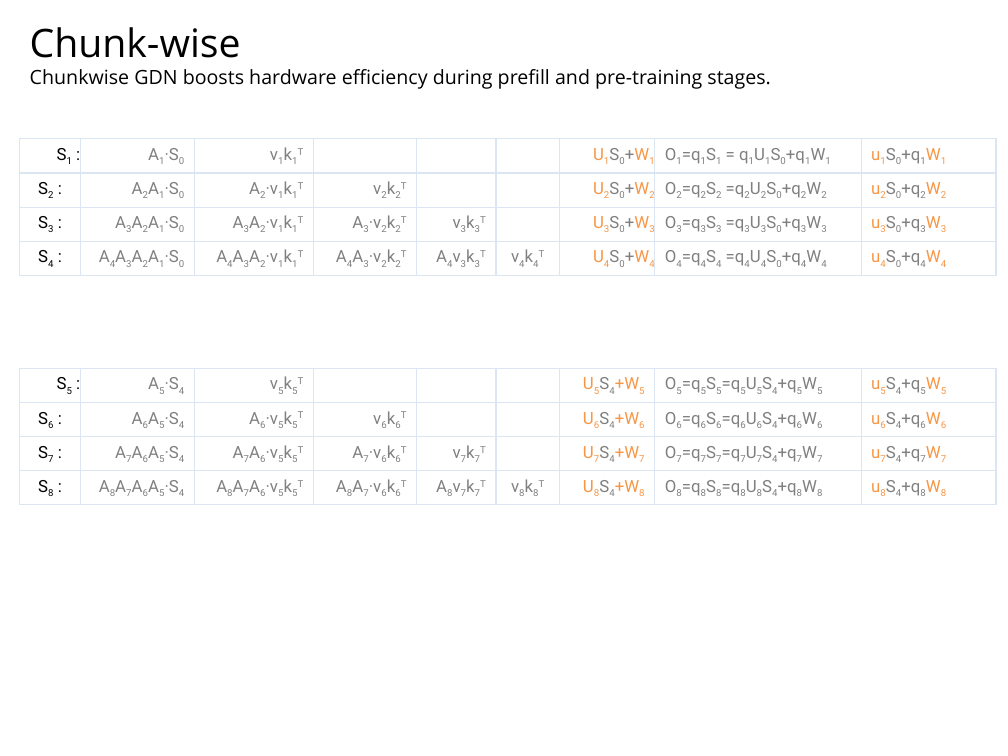
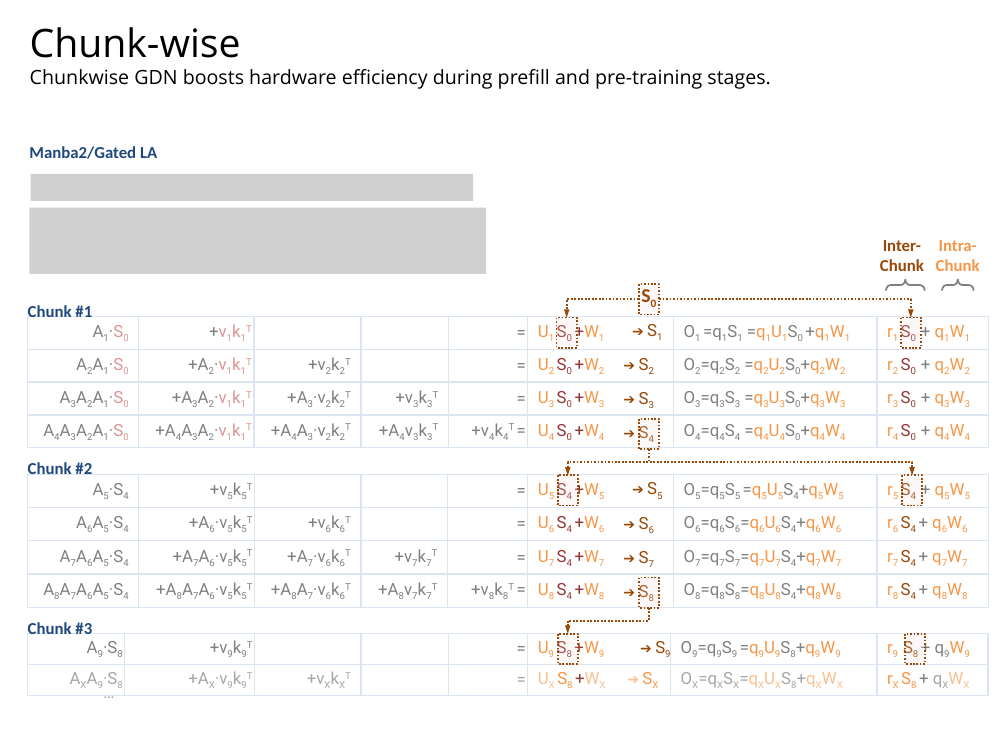
Before and after one commit to navibator/crazy-ai, a slide deck: slide 5 of temp.pptx. Drawn at 1008x756 pixels with LibreOffice and Linux fonts; fonts in the diff are those of the drawing; grey boxes stand for pictures. Boxes give left, top, right and bottom in pixels: in the first picture for what was removed or moved away, otherwise in the second. Text is boxed around its words. In the diff, an @@ line names an element or a change of style, - is before the commit and + after.

Commit message:
update

```diff
--- a/temp.pptx
+++ b/temp.pptx
@@ text added at [29,146,157,159], 12 pt, text #1F497D, bold @@
+Manba2/Gated LA
@@ picture added at [30,173,473,201] @@
@@ picture added at [29,208,486,274] @@
@@ text added at [880,240,924,271], 12 pt, text #984807, bold @@
+Inter-
+Chunk
@@ text added at [936,240,980,271], 12 pt, text #F79646, bold @@
+Intra-
+Chunk
@@ elbow arrow added from (639, 299) to (566, 318), #984807 1.25 pt dashed @@
@@ rectangle added at [639,284,659,314], fill #F2DCDB at 20% opacity, outline #984807 1.25 pt dashed, 14 pt, text #984807, bold @@
+S0
@@ elbow arrow added from (659, 299) to (911, 318), #984807 1.25 pt dashed @@
@@ left brace added at [887,280,925,291], outline #808080 1.25 pt @@
@@ left brace added at [942,279,974,290], outline #808080 1.25 pt @@
@@ table at [28,317,989,503] @@
-column 1: S1 : | S2 : | S3 : | S4 :
-column 3: v1k1T | A2·v1k1T | A3A2·v1k1T | A4A3A2·v1k1T
+column 2: +v1k1T | +A2·v1k1T | +A3A2·v1k1T | +A4A3A2·v1k1T
-column 4:  | v2k2T | A3·v2k2T | A4A3·v2k2T
+column 3:  | +v2k2T | +A3·v2k2T | +A4A3·v2k2T
-column 4, row 3: v3k3T
+column 4, row 3: +v3k3T
-column 4, row 4: A4v3k3T
+column 4, row 4: +A4v3k3T
-column 6:  |  |  | v4k4T
+column 5: = | = | = | +v4k4T =
-column 7: U1S0+W1 | U2S0+W2 | U3S0+W3 | U4S0+W4
+column 6: U1 S0 +W1 | U2 S0 +W2 | U3 S0 +W3 | U4 S0 +W4
-column 7, row 1: O1=q1S1 = q1U1S0+q1W1
+column 7, row 1: O1 =q1S1 =q1U1S0 +q1W1
-column 9: u1S0+q1W1 | u2S0+q2W2 | u3S0+q3W3 | u4S0+q4W4
+column 8: r1 S0 + q1W1 | r2 S0 + q2W2 | r3 S0 + q3W3 | r4 S0 + q4W4
@@ table: place and size @@
-table at [20,139,996,276]
+table at [28,317,989,503]
@@ text added at [28,305,92,317], 12 pt, text #1F497D, bold @@
+Chunk #1
@@ rectangle added at [556,318,577,348], fill #F2DCDB at 20% opacity, outline #984807 1.25 pt dashed @@
@@ table added at [615,314,662,452], 4 rows, 1 columns @@
+➔ S1
+➔ S2
+➔ S3
+➔ S4
@@ rectangle added at [901,318,921,348], fill #F2DCDB at 20% opacity, outline #984807 1.25 pt dashed @@
@@ rectangle added at [639,419,659,450], fill #F2DCDB at 20% opacity, outline #984807 1.25 pt dashed @@
@@ table at [28,475,990,608] @@
-column 1: S5 : | S6 : | S7 : | S8 :
-column 3: v5k5T | A6·v5k5T | A7A6·v5k5T | A8A7A6·v5k5T
+column 2: +v5k5T | +A6·v5k5T | +A7A6·v5k5T | +A8A7A6·v5k5T
-column 4:  | v6k6T | A7·v6k6T | A8A7·v6k6T
+column 3:  | +v6k6T | +A7·v6k6T | +A8A7·v6k6T
-column 4, row 3: v7k7T
+column 4, row 3: +v7k7T
-column 4, row 4: A8v7k7T
+column 4, row 4: +A8v7k7T
-column 6:  |  |  | v8k8T
+column 5: = | = | = | +v8k8T =
-column 7: U5S4+W5 | U6S4+W6 | U7S4+W7 | U8S4+W8
+column 6: U5 S4 +W5 | U6 S4 +W6 | U7 S4 +W7 | U8 S4 +W8
-column 7, row 1: O5=q5S5=q5U5S4+q5W5
+column 7, row 1: O5=q5S5 =q5U5S4+q5W5
-column 9: u5S4+q5W5 | u6S4+q6W6 | u7S4+q7W7 | u8S4+q8W8
+column 8: r5 S4 + q5W5 | r6 S4 + q6W6 | r7 S4 + q7W7 | r8 S4 + q8W8
@@ table: place and size @@
-table at [20,368,996,505]
+table at [28,475,990,608]
@@ text added at [28,462,92,475], 12 pt, text #1F497D, bold @@
+Chunk #2
@@ rectangle added at [557,476,578,506], fill #F2DCDB at 20% opacity, outline #984807 1.25 pt dashed @@
@@ elbow arrow added from (649, 450) to (568, 476), #984807 1.25 pt dashed @@
@@ table added at [615,473,662,610], 4 rows, 1 columns @@
+➔ S5
+➔ S6
+➔ S7
+➔ S8
@@ elbow arrow added from (649, 450) to (912, 476), #984807 1.25 pt dashed @@
@@ rectangle added at [902,476,922,506], fill #F2DCDB at 20% opacity, outline #984807 1.25 pt dashed @@
@@ rectangle added at [639,578,659,608], fill #F2DCDB at 20% opacity, outline #984807 1.25 pt dashed @@
@@ text added at [28,622,92,634], 12 pt, text #1F497D, bold @@
+Chunk #3
@@ elbow arrow added from (649, 608) to (568, 634), #984807 1.25 pt dashed @@
@@ table added at [28,634,990,696], 2 rows, 8 columns @@
+A9·S8 | +v9k9T |  |  | = | U9 S8 +W9 | O9=q9S9 =q9U9S8+q9W9 | r9 S8 + q9W9
+AXA9·S8 | +AX·v9k9T | +vXkXT |  | = | UX S8 +WX | OX=qXSX=qXUXS8+qXWX | rX S8 + qXWX
@@ rectangle added at [557,634,578,664], fill #F2DCDB at 20% opacity, outline #984807 1.25 pt dashed @@
@@ table added at [615,634,670,696], 2 rows, 1 columns @@
+➔ S9
+➔ SX
@@ rectangle added at [905,634,925,664], fill #F2DCDB at 20% opacity, outline #984807 1.25 pt dashed @@
@@ text added at [84,677,139,708], 12 pt, text #A6A6A6 @@
+…
```
Also in this commit, not shown: 1 other slide changed.
